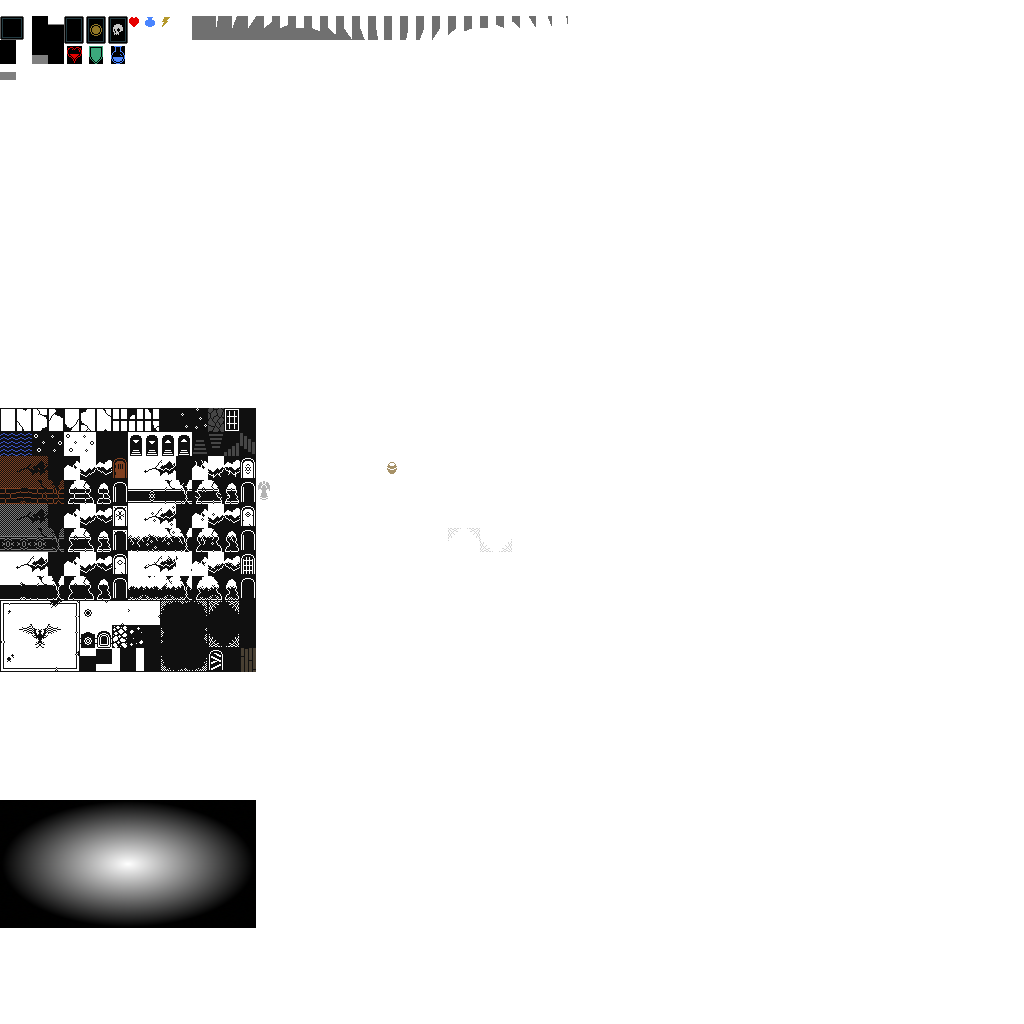
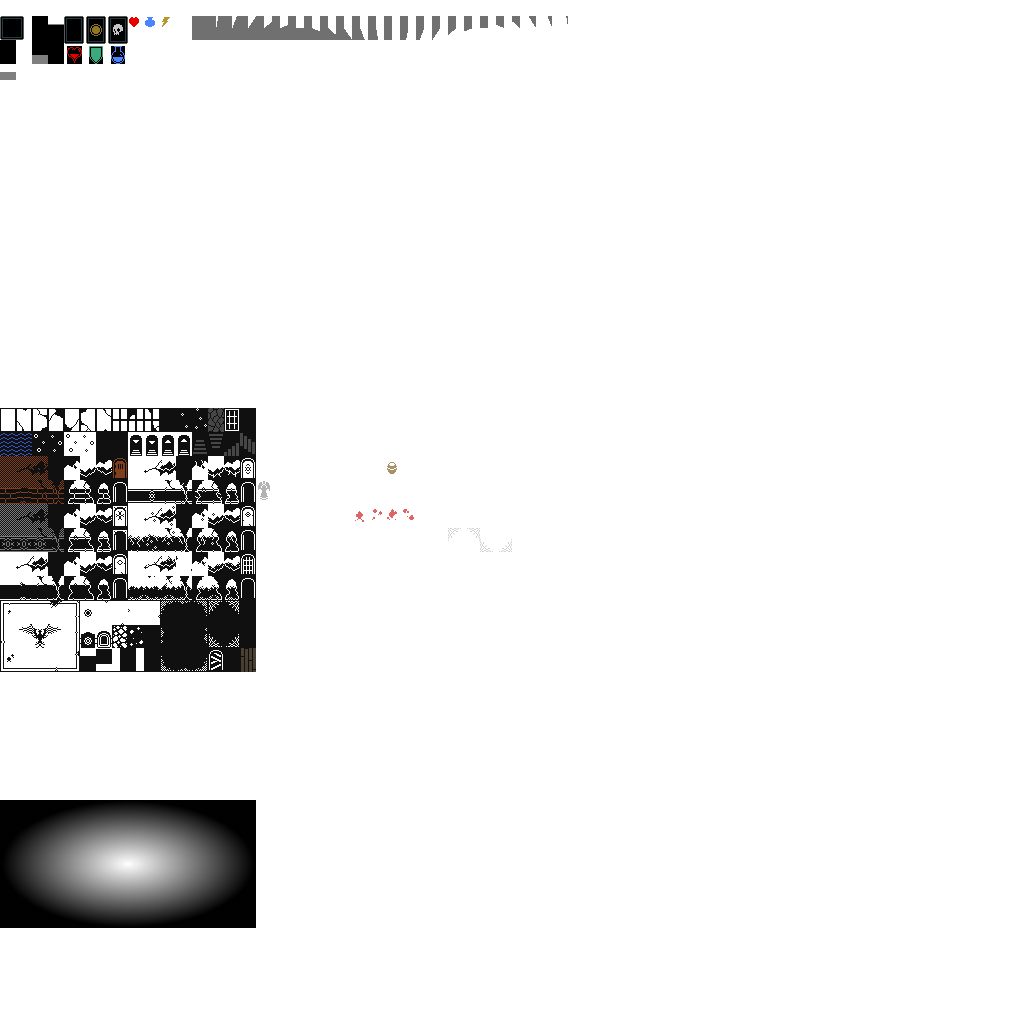
Comparing the layer stacks of the two w=1024, h=1024 images. Changes:
painted on "Layer" over [355, 509, 414, 522]
